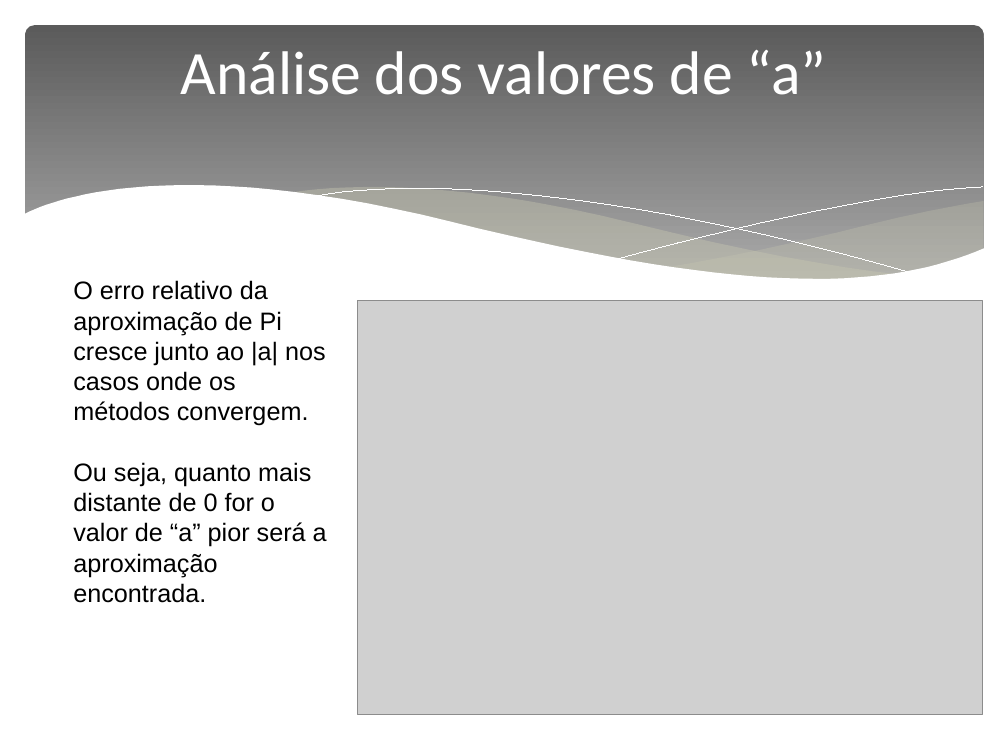
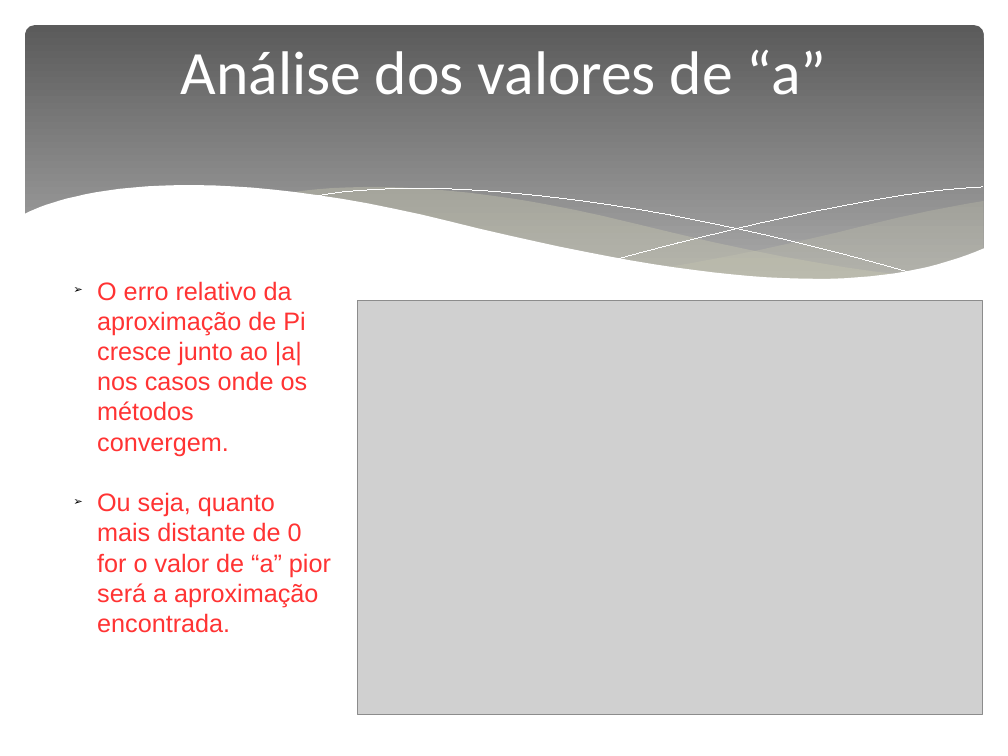
Before and after one commit to cristmelo/TrabalhoMN1, a slide deck: slide 21 of apresentação/Apresentação_MN1_p1_linux.odp (slide 19 before the commit). Drawn at 1008x756 pixels with LibreOffice and Linux fonts; fonts in the diff are those of the drawing; grey boxes stand for pictures. Boxes give left, top, right and bottom in pixels: in the first picture for what was removed or moved away, otherwise in the second. Text is boxed around its words. In the diff, an @@ line names an element or a change of style, - is before the commit and + after.

```diff
--- a/apresentação/Apresentação_MN1_p1_linux.odp
+++ b/apresentação/Apresentação_MN1_p1_linux.odp
@@ text "O erro relativo da aproximação ..." at (97,281,331,633): text colour #000000 to #FF3333; bullet none to ➢ @@
```
Also in this commit, not shown: 2 slides added, 4 other files.
